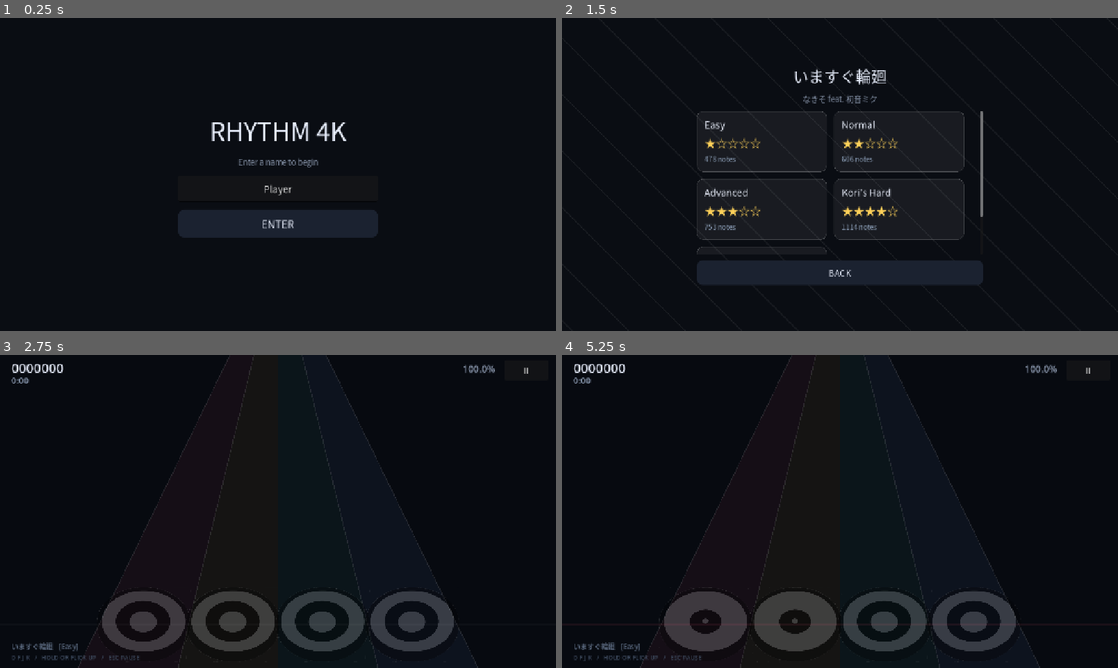
Above: before the commit, frames 1-4 (two rows, left to right).
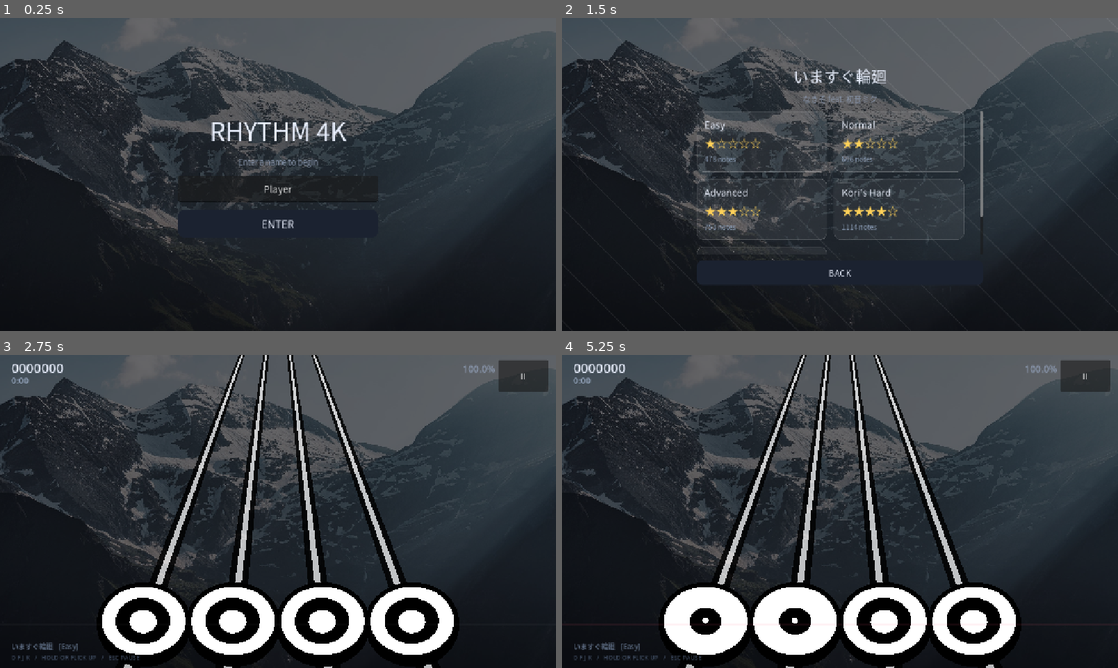
Above: after the commit, the same moments.

Repository: zzzzzz1233/rhythm4k
Game: Godot game, scene res://Main.tscn
The game is run twice, just before and just after one commit, with the same random seed, the same clock (stepped at 60 frames per second) and the same inputs.
Inputs (mouse positions are in pixels of both pictures, inside the frame that each line leads up to):
- Up to frame 1 (0.25 s): no input
- Up to frame 2 (1.5 s): click "ENTER" at 0.5 s; click "いますぐ輪廻 なきそ feat. 初音ミク (5 diff…" at 1.25 s
- Up to frame 3 (2.75 s): click (200, 477) at 2 s
- Up to frame 4 (5.25 s): click "II" at 2.75 s; click "RESTART" at 3.5 s; tap Enter at 4.25 s; drag from (840, 511) to (895, 442) at 4.27 s; tap Space at 5 s; drag from (728, 527) to (812, 574) at 5.02 s

The runs differ from the first frame. In frame 1, 53% of the frame differs, in the area x 0-100%, y 0-99%; in frame 2, 55%; in frame 3, 57%; in frame 4, 58%, in the area x 0-100%, y 0-100%.

Commit message:
Add lane stripes, fullscreen background, mobile pause UI, new note/pad textures

Diff:
--- a/Game.tscn
+++ b/Game.tscn
@@ -19,6 +19,7 @@
 grow_horizontal = 2
 grow_vertical = 2
 mouse_filter = 2
+z_index = -300
 color = Color(0.027, 0.039, 0.063, 1)
 
 [node name="Background" type="TextureRect" parent="."]
@@ -29,6 +30,7 @@
 grow_horizontal = 2
 grow_vertical = 2
 mouse_filter = 2
+z_index = -200
 expand_mode = 1
 stretch_mode = 6
 
--- a/game.gd
+++ b/game.gd
@@ -23,6 +23,15 @@
 const PAD_TEX_PRESS := "res://assets/pads/pad_press.png"
 const COMBO_YELLOW_THRESHOLD := 40
 const PAD_SIZE_RATIO := 1.05
+const LANE_STRIPES := 3
+const LANE_STRIPE_SPAN := 0.25
+const LANE_STRIPE_COLORS := [
+	Color(0.0, 0.0, 0.0, 0.85),
+	Color(1.0, 1.0, 1.0, 0.72),
+	Color(0.0, 0.0, 0.0, 0.85),
+]
+const GAME_BG_TEX := "res://assets/backgrounds/game_bg.jpg"
+const GAME_BG_ALPHA := 0.4
 
 const HIT_WINDOW := 0.20
 const W_PERFECT := 0.06
@@ -72,10 +81,9 @@
 var _touch_lane := {}
 var _miss_flash := 0.0
 
-var _lane_polys: Array = []
+var _lane_stripes: Array = []
 var _lane_top_points: Array = []
 var _lane_bottom_points: Array = []
-var _lane_lines: Array = []
 var _pads: Array = []
 var _note_pool: Array = []
 var _lane_tails: Array = []
@@ -128,7 +136,7 @@
 
 func _ready() -> void:
 	Engine.max_fps = 0
-	Input.set_emulate_mouse_from_touch(false)
+	Input.set_emulate_mouse_from_touch(true)
 	scroll_speed_multiplier = GameConfig.scroll_speed_multiplier
 	track_width_ratio = GameConfig.track_width_ratio
 	audio_offset = GameConfig.audio_offset
@@ -140,8 +148,12 @@
 	_load_pad_textures()
 	_prewarm_notes(128)
 	_disc_tex = _make_disc_texture(128)
-	if background_texture != null:
-		_bg.texture = background_texture
+	var bg_tex: Texture2D = background_texture
+	if bg_tex == null:
+		bg_tex = load(GAME_BG_TEX)
+	if bg_tex != null:
+		_bg.texture = bg_tex
+		_bg.modulate = Color(1.0, 1.0, 1.0, GAME_BG_ALPHA)
 	_build_lanes()
 	_build_effect_pool()
 	_build_hud()
@@ -287,20 +299,14 @@
 
 func _build_lanes() -> void:
 	for i in range(LANES):
-		var poly := Polygon2D.new()
-		poly.name = "Lane%d" % i
-		poly.color = Color(lane_colors[i].r, lane_colors[i].g, lane_colors[i].b, 0.06)
-		_lane_layer.add_child(poly)
-		_lane_polys.append(poly)
-
-	for i in range(LANES + 1):
-		var boundary := Line2D.new()
-		boundary.name = "Boundary%d" % i
-		boundary.width = 2.0
-		boundary.default_color = Color(1, 1, 1, 0.10)
-		boundary.antialiased = true
-		_lane_layer.add_child(boundary)
-		_lane_lines.append(boundary)
+		for s in range(LANE_STRIPES):
+			var stripe := Polygon2D.new()
+			stripe.name = "Lane%dStripe%d" % [i, s]
+			stripe.color = LANE_STRIPE_COLORS[s]
+			stripe.antialiased = true
+			stripe.z_index = -100
+			_lane_layer.add_child(stripe)
+			_lane_stripes.append(stripe)
 
 	for i in range(LANES):
 		var pad := Sprite2D.new()
@@ -518,6 +524,8 @@
 			_track_drag(lane, event.relative.y)
 		accept_event()
 	elif event is InputEventMouseButton and event.button_index == MOUSE_BUTTON_LEFT:
+		if event.device == InputEvent.DEVICE_ID_EMULATION:
+			return
 		var lane := _lane_at_position(event.position)
 		_drag_y[lane] = 0.0
 		if event.pressed:
@@ -526,6 +534,8 @@
 			_release_lane(lane)
 		accept_event()
 	elif event is InputEventMouseMotion and (event.button_mask & MOUSE_BUTTON_MASK_LEFT) != 0:
+		if event.device == InputEvent.DEVICE_ID_EMULATION:
+			return
 		var lane := _lane_at_position(event.position)
 		_track_drag(lane, event.relative.y)
 		accept_event()
@@ -663,7 +673,7 @@
 		if n.node == null:
 			n.node = _spawn_note(n)
 		n.node.position = _lane_point(y, n.lane)
-		n.node.set_note_diameter((_track_width_at(y) / 4.0) * 0.72)
+		n.node.set_note_diameter((_track_width_at(y) / 4.0) * 0.9)
 		n.node.set_tail_length(0.0)
 		n.node.hide_tail_immediate()
 		if n.state == 3:
@@ -748,8 +758,8 @@
 		if tex_w <= 0.0:
 			continue
 		var base := pad_diameter / tex_w
-		_pads[i].modulate = Color(1.0, 1.0, 1.0, 0.30 + 0.70 * fl)
-		_pads[i].scale = Vector2.ONE * base * (1.0 + 0.10 * fl)
+		_pads[i].modulate = Color(1.0, 1.0, 1.0, 1.0)
+		_pads[i].scale = Vector2.ONE * base * (1.0 + 0.08 * fl)
 
 func _update_popup() -> void:
 	if _popup_label == null:
@@ -1006,11 +1016,21 @@
 	_pause_panel.add_child(bg)
 	bg.set_anchors_and_offsets_preset(Control.PRESET_FULL_RECT)
 
+	var margin := MarginContainer.new()
+	_pause_panel.add_child(margin)
+	margin.set_anchors_and_offsets_preset(Control.PRESET_FULL_RECT)
+	margin.add_theme_constant_override("margin_left", 48)
+	margin.add_theme_constant_override("margin_right", 48)
+	margin.add_theme_constant_override("margin_top", 24)
+	margin.add_theme_constant_override("margin_bottom", 24)
+
 	var center := CenterContainer.new()
-	_pause_panel.add_child(center)
-	center.set_anchors_and_offsets_preset(Control.PRESET_FULL_RECT)
+	margin.add_child(center)
 
 	var col := VBoxContainer.new()
+	col.custom_minimum_size = Vector2(560, 0)
+	col.size_flags_horizontal = Control.SIZE_SHRINK_CENTER
+	col.alignment = BoxContainer.ALIGNMENT_CENTER
 	col.add_theme_constant_override("separation", 14)
 	center.add_child(col)
 
@@ -1031,7 +1051,7 @@
 	_slider.min_value = 0.0
 	_slider.max_value = 28.0
 	_slider.step = 0.1
-	_slider.custom_minimum_size = Vector2(420, 40)
+	_slider.custom_minimum_size = Vector2(520, 56)
 	_slider.focus_mode = Control.FOCUS_NONE
 	_slider.set_value_no_signal(scroll_speed_multiplier)
 	_slider.value_changed.connect(_on_speed_changed)
@@ -1049,7 +1069,7 @@
 	width_slider.min_value = 0.4
 	width_slider.max_value = 1.0
 	width_slider.step = 0.02
-	width_slider.custom_minimum_size = Vector2(420, 40)
+	width_slider.custom_minimum_size = Vector2(520, 56)
 	width_slider.focus_mode = Control.FOCUS_NONE
 	width_slider.set_value_no_signal(track_width_ratio)
 	width_slider.value_changed.connect(_on_track_width_changed)
@@ -1069,7 +1089,7 @@
 	offset_slider.min_value = -0.2
 	offset_slider.max_value = 0.2
 	offset_slider.step = 0.01
-	offset_slider.custom_minimum_size = Vector2(420, 40)
+	offset_slider.custom_minimum_size = Vector2(520, 56)
 	offset_slider.focus_mode = Control.FOCUS_NONE
 	offset_slider.set_value_no_signal(audio_offset)
 	offset_slider.value_changed.connect(_on_audio_offset_changed)
@@ -1292,10 +1312,10 @@
 	_acc_label.add_theme_font_size_override("font_size", int(_px(22)))
 	_pause_btn.anchor_left = 1.0
 	_pause_btn.anchor_right = 1.0
-	_pause_btn.offset_left = -_px(118)
+	_pause_btn.offset_left = -_px(132)
 	_pause_btn.offset_right = -_px(18)
 	_pause_btn.offset_top = _px(12)
-	_pause_btn.offset_bottom = _px(12) + _px(46)
+	_pause_btn.offset_bottom = _px(12) + _px(72)
 	_pause_btn.add_theme_font_size_override("font_size", int(_px(20)))
 	_popup_label.offset_top = _hit_y() - _px(150)
 	_popup_label.offset_bottom = _hit_y() - _px(90)
@@ -1320,13 +1340,14 @@
 	_miss_edges[3].size = Vector2(e, size.y)
 
 func _update_track_geometry() -> void:
-	if _lane_polys.is_empty():
+	if _lane_stripes.is_empty():
 		return
 	var h := size.y
 	var bottom := _track_width_at(h)
 	var top := _track_width_at(0.0)
 	var bleft := size.x * 0.5 - bottom * 0.5
 	var tleft := size.x * 0.5 - top * 0.5
+	var hy := _hit_y()
 	_lane_top_points.clear()
 	_lane_bottom_points.clear()
 	for i in range(LANES):
@@ -1334,23 +1355,21 @@
 		_lane_top_points.append(Vector2(tleft + top * lt, 0.0))
 		_lane_bottom_points.append(Vector2(bleft + bottom * lt, h))
 	for i in range(LANES):
-		var t0 := float(i) / float(LANES)
-		var t1 := float(i + 1) / float(LANES)
-		var poly: Polygon2D = _lane_polys[i]
-		poly.polygon = PackedVector2Array([
-			Vector2(tleft + top * t0, 0.0),
-			Vector2(tleft + top * t1, 0.0),
-			Vector2(bleft + bottom * t1, h),
-			Vector2(bleft + bottom * t0, h),
-		])
-	for i in range(LANES + 1):
-		var t := float(i) / float(LANES)
-		var line: Line2D = _lane_lines[i]
-		line.points = PackedVector2Array([
-			Vector2(tleft + top * t, 0.0),
-			Vector2(bleft + bottom * t, h),
-		])
-	var hy := _hit_y()
+		var lane_t0 := float(i) / float(LANES)
+		var lane_t1 := float(i + 1) / float(LANES)
+		var center_t := (lane_t0 + lane_t1) * 0.5
+		var half_t := (lane_t1 - lane_t0) * LANE_STRIPE_SPAN * 0.5
+		var step_t := half_t * 2.0 / float(LANE_STRIPES)
+		for s in range(LANE_STRIPES):
+			var a := center_t - half_t + step_t * float(s)
+			var b := a + step_t
+			var poly: Polygon2D = _lane_stripes[i * LANE_STRIPES + s]
+			poly.polygon = PackedVector2Array([
+				Vector2(tleft + top * a, 0.0),
+				Vector2(tleft + top * b, 0.0),
+				Vector2(bleft + bottom * b, h),
+				Vector2(bleft + bottom * a, h),
+			])
 	for i in range(LANES):
 		_pads[i].position = _lane_point(hy, i)
 	_hit_line.position = Vector2(0.0, hy - _px(2.0))
--- a/menu_controller.gd
+++ b/menu_controller.gd
@@ -6,6 +6,8 @@
 const GAME_SCENE := "res://Game.tscn"
 const DIFF_CARD := "res://DiffCard.tscn"
 const DIAGONAL_BG := "res://diagonal_bg.gd"
+const GAME_BG_TEX := "res://assets/backgrounds/game_bg.jpg"
+const GAME_BG_ALPHA := 0.4
 
 const BG := Color("#0a0d13")
 const TEXT := Color("#e8eefc")
@@ -88,6 +90,17 @@
 	bg.mouse_filter = Control.MOUSE_FILTER_IGNORE
 	root.add_child(bg)
 	bg.set_anchors_and_offsets_preset(Control.PRESET_FULL_RECT)
+	var bg_tex: Texture2D = load(GAME_BG_TEX)
+	if bg_tex != null:
+		var bg_image := TextureRect.new()
+		bg_image.name = "BgImage"
+		bg_image.texture = bg_tex
+		bg_image.expand_mode = TextureRect.EXPAND_IGNORE_SIZE
+		bg_image.stretch_mode = TextureRect.STRETCH_KEEP_ASPECT_COVERED
+		bg_image.modulate = Color(1.0, 1.0, 1.0, GAME_BG_ALPHA)
+		bg_image.mouse_filter = Control.MOUSE_FILTER_IGNORE
+		root.add_child(bg_image)
+		bg_image.set_anchors_and_offsets_preset(Control.PRESET_FULL_RECT)
 	return root
 
 
Binary file added: assets/backgrounds/game_bg.jpg
Not shown, added: assets/backgrounds/game_bg.jpg.import
Binary file changed: assets/notes/note_blue.png
Binary file changed: assets/notes/note_green.png
Binary file changed: assets/notes/note_orange.png
Binary file changed: assets/notes/note_purple.png
Binary file changed: assets/notes/note_red.png
Binary file changed: assets/notes/note_yellow.png
Binary file changed: assets/pads/pad_idle.png
Binary file changed: assets/pads/pad_press.png
